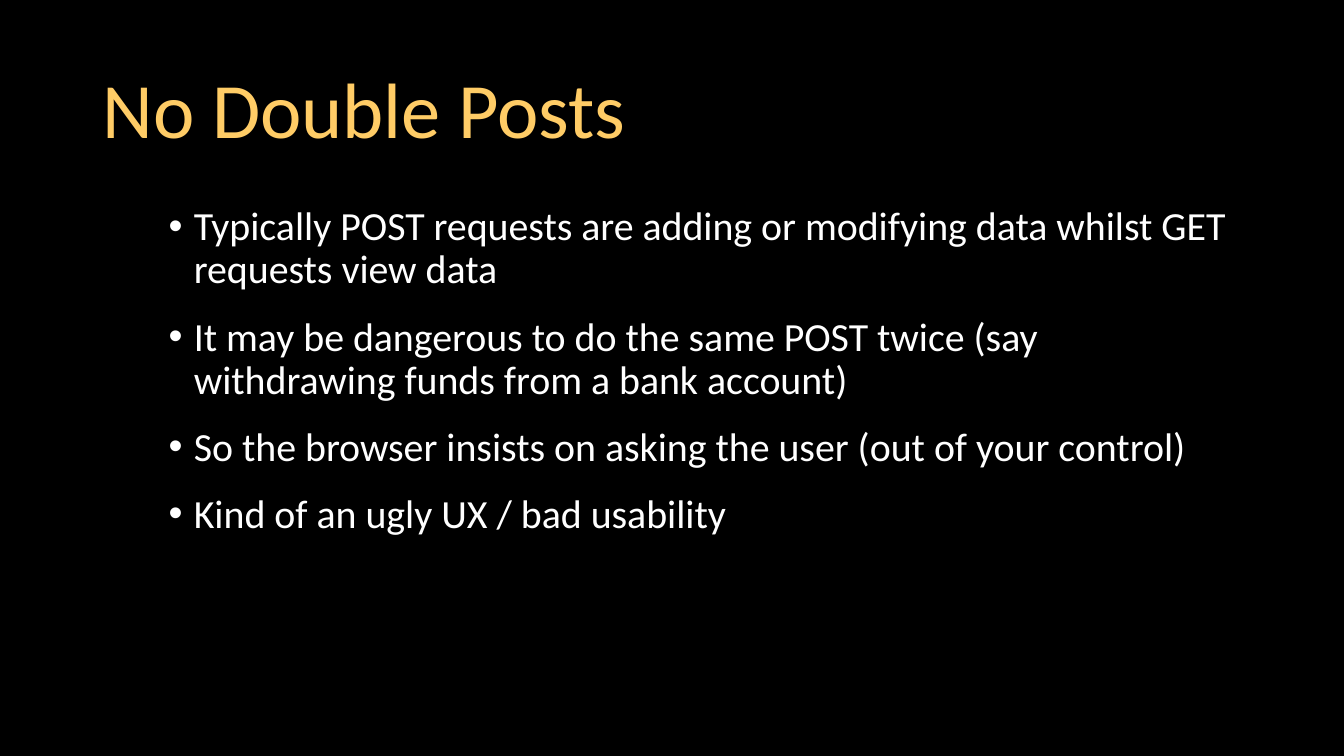
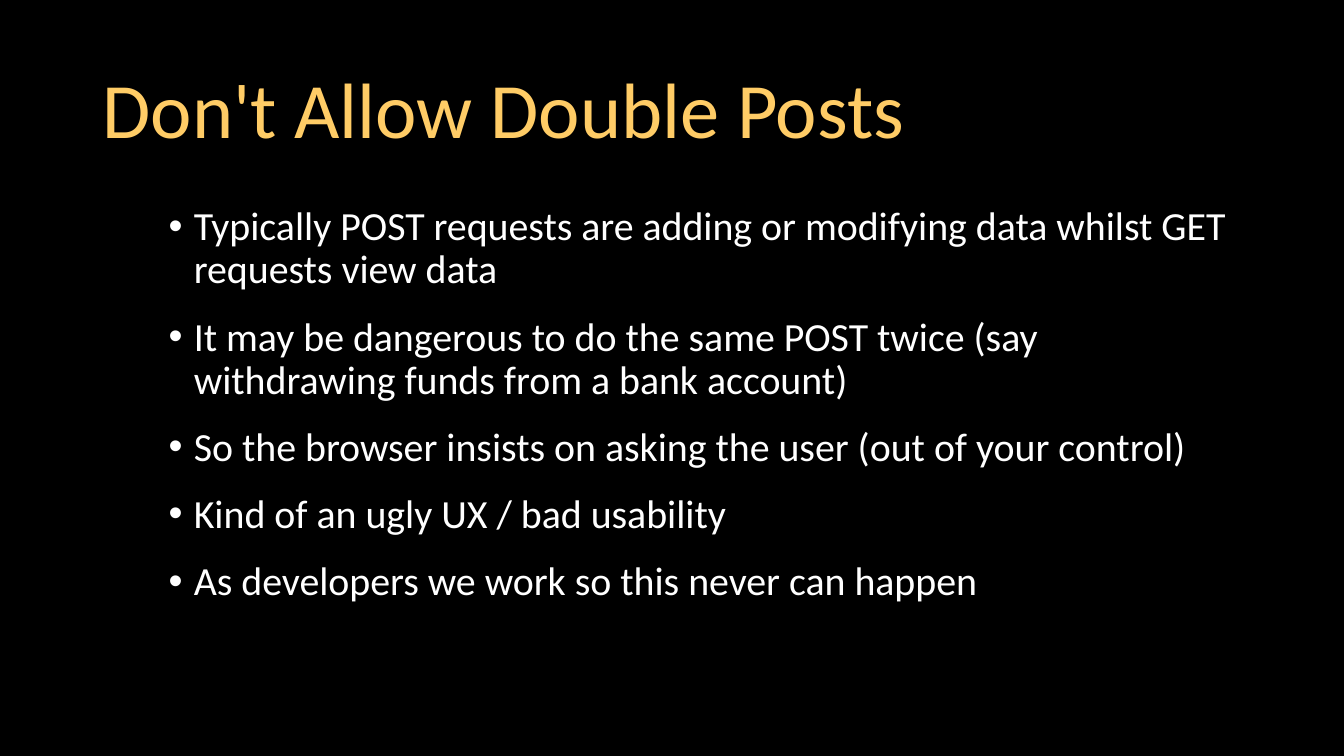
Before and after one commit to csev/dj4e, a slide deck: slide 38 of lectures/DJ-09-Forms.pptx (slide 19 before the commit). Drawn at 1344x756 pixels with LibreOffice and Linux fonts; fonts in the diff are those of the drawing. Boxes give left, top, right and bottom in pixels: in the first picture for what was removed or moved away, otherwise in the second. Text is boxed around its words. In the diff, an @@ line names an element or a change of style, - is before the commit and + after.

```diff
--- a/lectures/DJ-09-Forms.pptx
+++ b/lectures/DJ-09-Forms.pptx
@@ title at (102,83,904,139): text changed @@
-No Double Posts
+Don't Allow Double Posts
@@ text at (194,567,977,602): paragraph added @@
+• As developers we work so this never can happen
```
Also in this commit, not shown: 15 other slides changed, 27 slides added, 11 slides removed, 28 other files.
